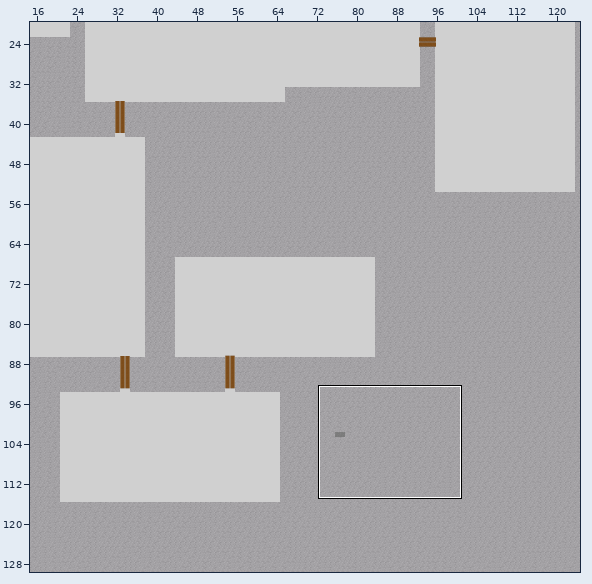
Level history. Tiled map (JSON): main/resources/worlds/RooftopMid.json. Above, an overview of the earlier version with the close-up marked.
Close-up. Before the commit:
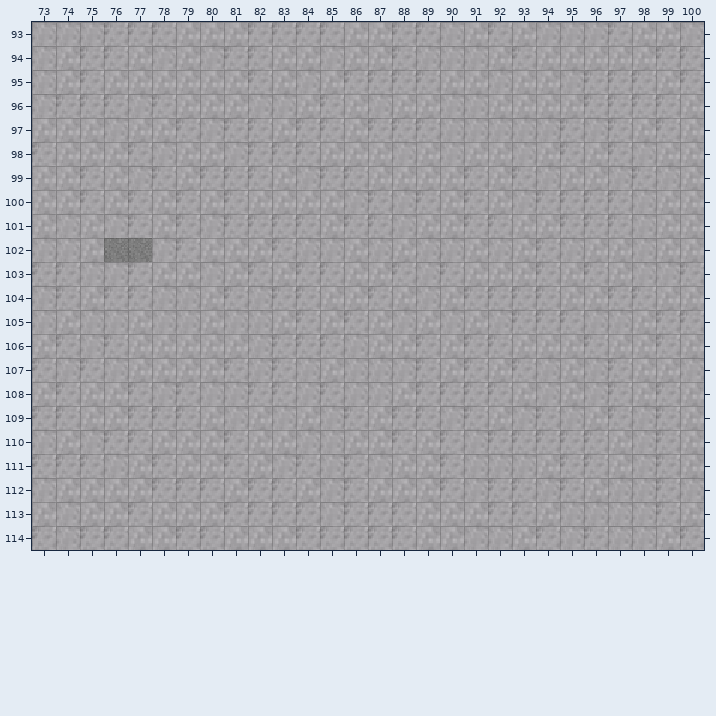
Cells are 16x16 px. Shown: x 73..100, y 93..114. The commit also changed other parts of the map, which this record leaves out.
Now the later version:
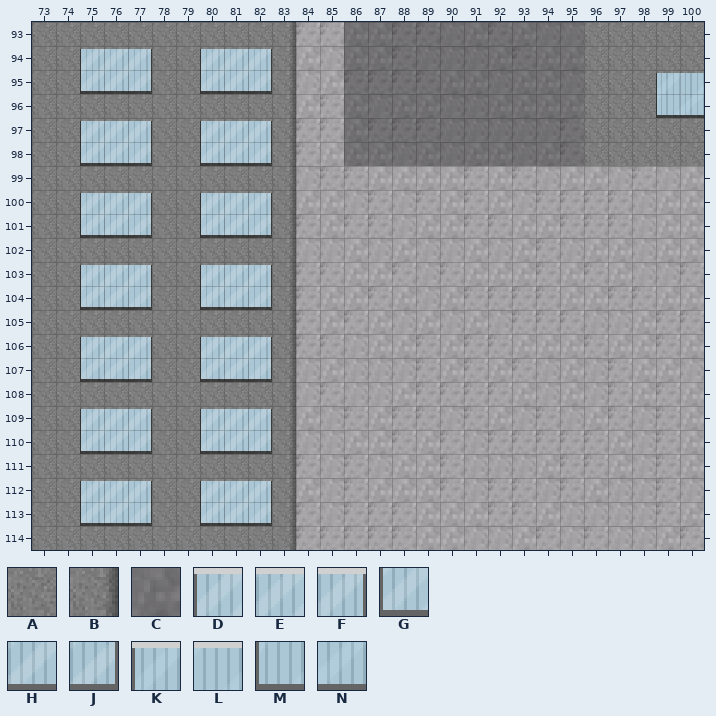
Key: from "Roof": A 12, B 14; from "Shadow": C 2; from "Window3_tilesheet": D 0, E 1, F 2, G 3, H 4, J 5; from "Window6_tilesheet": K 0, L 1, M 6, N 7.
_ is an empty cell.
Tiles of an added or newly shown layer are drawn over the layers below it.
See-through tiles are keyed as they look on the map.
Edits made:
Changed rows in their new state; . is an unchanged cell.
Layer "Ground 1" (now shown):
first column x 73:
 93 AAAAAAAAAAB............AAAAA
 94 AAAAAAAAAAB............AAAAA
 95 AAAAAAAAAAB............AAAAA
 96 AAAAAAAAAAB............AAAAA
 97 AAAAAAAAAAB............AAAAA
 98 AAAAAAAAAAB............AAAAA
 99 AAAAAAAAAAB.................
100 AAAAAAAAAAB.................
101 AAAAAAAAAAB.................
102 AAA..AAAAAB.................
103 AAAAAAAAAAB.................
104 AAAAAAAAAAB.................
105 AAAAAAAAAAB.................
106 AAAAAAAAAAB.................
107 AAAAAAAAAAB.................
108 AAAAAAAAAAB.................
109 AAAAAAAAAAB.................
110 AAAAAAAAAAB.................
111 AAAAAAAAAAB.................
112 AAAAAAAAAAB.................
113 AAAAAAAAAAB.................
114 AAAAAAAAAAB.................
Layer "windows2" (now shown):
first column x 75:
 94 DEF..DEF
 95 GHJ..GHJ
 97 DEF..DEF
 98 GHJ..GHJ
100 DEF..DEF
101 GHJ..GHJ
103 DEF..DEF
104 GHJ..GHJ
106 DEF..DEF
107 GHJ..GHJ
109 DEF..DEF
110 GHJ..GHJ
112 DEF..DEF
113 GHJ..GHJ
Layer "Shadows" (now shown):
first column x 86:
 93 CCCCCCCCCC
 94 CCCCCCCCCC
 95 CCCCCCCCCC
 96 CCCCCCCCCC
 97 CCCCCCCCCC
 98 CCCCCCCCCC
Layer "Windows" (now shown):
first column x 99:
 95 KL
 96 MN
